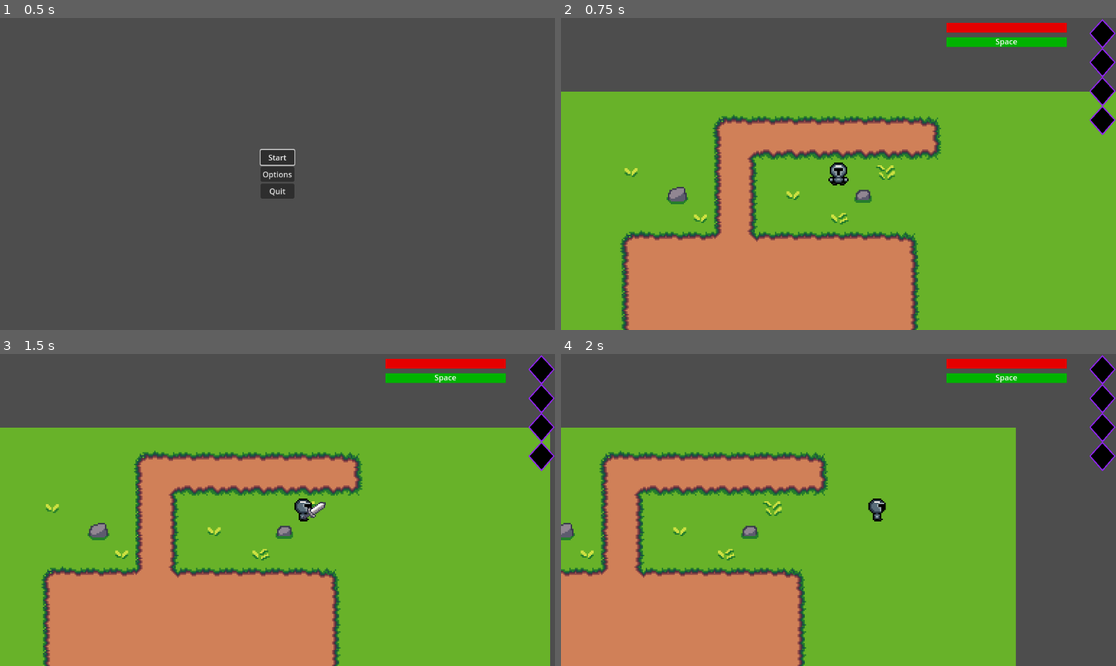
Above: before the commit, frames 1-4 (two rows, left to right).
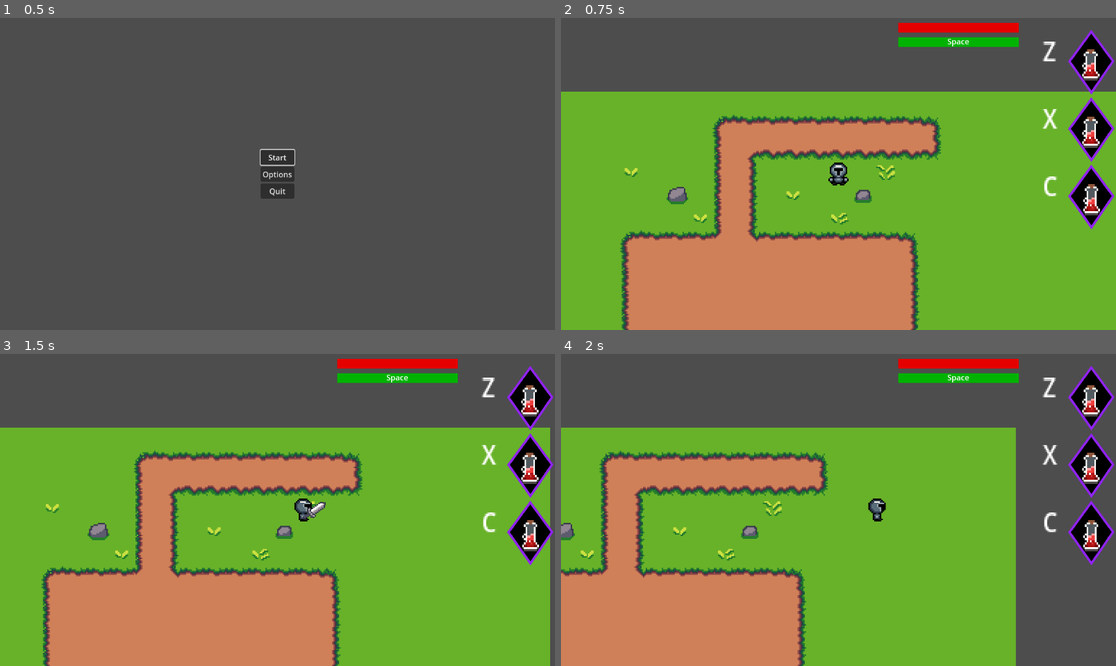
Above: after the commit, the same moments.

Repository: boothe0/CS386GodotProject
Game: Godot game, scene res://scenes/title_screen.tscn
Two runs of this game, one before a commit and one after it. Both use one fixed random seed, a clock stepped at 60 frames per second and the inputs below.
Inputs (mouse positions are in pixels of both pictures, inside the frame that each line leads up to):
- Up to frame 1 (0.5 s): no input
- Up to frame 2 (0.75 s): click "Start" at 0.5 s
- Up to frame 3 (1.5 s): move the mouse to (399, 494) at 1.27 s; hold D (move_right) from 1.28 s (still down); click (399, 494) at 1.35 s
- Up to frame 4 (2 s): keep holding D (move_right); tap F (use_potion) at 1.55 s

Frame 1 is identical in both runs. In frame 2, 4.2% of the frame differs, in the area x 60-100%, y 0-68%; in frame 3, 4.2%; in frame 4, 4.1%.

Commit message:
Added Modular Consumables (#50)
* added enemy spawner t main script

* added stamina regend and limited resource consumption on dodge

* fixed merge conflicts

* added ui elements for consumables

* adding modular consumable frames

* refactored consumable containers

* Added modular consumables

* removed debug statements

* shaped consumable/ability boxes to consumable icons

Diff:
--- a/cs386gameproject/project.godot
+++ b/cs386gameproject/project.godot
@@ -14,6 +14,10 @@
 run/main_scene="res://scenes/title_screen.tscn"
 config/features=PackedStringArray("4.3", "Forward Plus")
 config/icon="res://icon.svg"
+
+[autoload]
+
+Emitter="*res://scripts/emitter.gd"
 
 [dotnet]
 
@@ -66,6 +70,21 @@
 "events": [Object(InputEventMouseButton,"resource_local_to_scene":false,"resource_name":"","device":-1,"window_id":0,"a …(256 unchanged characters)…
 ]
 }
+use_potion_1={
+"deadzone": 0.5,
+"events": [Object(InputEventKey,"resource_local_to_scene":false,"resource_name":"","device":-1,"window_id":0,"alt_pressed":false,"shift_pressed":false,"ctrl_pressed":false,"meta_pressed":false,"pressed":false,"keycode":0,"physical_keycode":90,"key_label":0,"unicode":122,"location":0,"echo":false,"script":null)
+]
+}
+use_potion_2={
+"deadzone": 0.5,
+"events": [Object(InputEventKey,"resource_local_to_scene":false,"resource_name":"","device":-1,"window_id":0,"alt_pressed":false,"shift_pressed":false,"ctrl_pressed":false,"meta_pressed":false,"pressed":false,"keycode":0,"physical_keycode":88,"key_label":0,"unicode":120,"location":0,"echo":false,"script":null)
+]
+}
+use_potion_3={
+"deadzone": 0.5,
+"events": [Object(InputEventKey,"resource_local_to_scene":false,"resource_name":"","device":-1,"window_id":0,"alt_pressed":false,"shift_pressed":false,"ctrl_pressed":false,"meta_pressed":false,"pressed":false,"keycode":0,"physical_keycode":67,"key_label":0,"unicode":99,"location":0,"echo":false,"script":null)
+]
+}
 
 [layer_names]
 
--- /dev/null
+++ b/cs386gameproject/scenes/consumables/heal_potion.tscn
@@ -0,0 +1,28 @@
+[gd_scene load_steps=4 format=3 uid="uid://c63dsnmtidj3h"]
+
+[ext_resource type="Texture2D" uid="uid://b1mrlmd7s1w8u" path="res://assets/VariPixels PotionsPack 02112022 Update/PotionsPack1.png" id="1_mk4gw"]
+[ext_resource type="Script" path="res://scripts/consumables/heal_potion.gd" id="2_6vhh2"]
+
+[sub_resource type="AtlasTexture" id="AtlasTexture_jq3k8"]
+atlas = ExtResource("1_mk4gw")
+region = Rect2(0, 0, 30, 30)
+
+[node name="ConsumableSlot1" type="TextureRect"]
+clip_contents = true
+anchors_preset = 8
+anchor_left = 0.5
+anchor_top = 0.5
+anchor_right = 0.5
+anchor_bottom = 0.5
+offset_left = -15.0
+offset_top = -15.0
+offset_right = 15.0
+offset_bottom = 15.0
+grow_horizontal = 2
+grow_vertical = 2
+scale = Vector2(3, 3.48)
+size_flags_horizontal = 3
+size_flags_vertical = 3
+texture = SubResource("AtlasTexture_jq3k8")
+script = ExtResource("2_6vhh2")
+metadata/_edit_use_anchors_ = true
--- a/cs386gameproject/scenes/main_scene.tscn
+++ b/cs386gameproject/scenes/main_scene.tscn
@@ -6,6 +6,11 @@
 [ext_resource type="Script" path="res://scripts/stamina_bar.gd" id="4_2cfse"]
 [ext_resource type="Script" path="res://scripts/health_bar.gd" id="4_d7btm"]
 [ext_resource type="Texture2D" uid="uid://cv0m3vwjkbcon" path="res://assets/UI_Elements/abilities_placeholder.png" id="6_a6u3b"]
+[ext_resource type="PackedScene" uid="uid://c63dsnmtidj3h" path="res://scenes/consumables/heal_potion.tscn" id="6_qx2dl"]
+[ext_resource type="Script" path="res://scripts/consumable_1.gd" id="6_rmjn2"]
+[ext_resource type="Script" path="res://scripts/emitter.gd" id="7_0snu2"]
+[ext_resource type="Script" path="res://scripts/consumable_2.gd" id="8_irr0b"]
+[ext_resource type="Script" path="res://scripts/consumable_3.gd" id="9_xpxfm"]
 
 [sub_resource type="TileSetAtlasSource" id="TileSetAtlasSource_df4cm"]
 texture = ExtResource("2_psmqu")
@@ -85,9 +90,9 @@
 anchors_preset = 1
 anchor_left = 1.0
 anchor_right = 1.0
-offset_left = -352.0
+offset_left = -452.0
 offset_top = 40.0
-offset_right = -102.0
+offset_right = -202.0
 offset_bottom = 60.0
 grow_horizontal = 0
 theme_override_styles/background = SubResource("StyleBoxFlat_qm72p")
@@ -115,9 +120,9 @@
 anchors_preset = 1
 anchor_left = 1.0
 anchor_right = 1.0
-offset_left = -352.0
+offset_left = -452.0
 offset_top = 10.0
-offset_right = -102.0
+offset_right = -202.0
 offset_bottom = 30.0
 grow_horizontal = 0
 theme_override_styles/background = SubResource("StyleBoxFlat_pomkq")
@@ -126,51 +131,111 @@
 value = 10.0
 show_percentage = false
 script = ExtResource("4_d7btm")
+metadata/_edit_use_anchors_ = true
+
+[node name="Consumable_1" type="HBoxContainer" parent="PlayerUI"]
+anchors_preset = 1
+anchor_left = 1.0
+anchor_right = 1.0
+offset_left = -152.0
+offset_right = -102.0
+offset_bottom = 40.0
+grow_horizontal = 0
+scale = Vector2(3, 3.48)
+script = ExtResource("6_rmjn2")
+
+[node name="Label" type="Label" parent="PlayerUI/Consumable_1"]
+layout_mode = 2
+text = "Z"
+
+[node name="TextureRect" parent="PlayerUI/Consumable_1" instance=ExtResource("6_qx2dl")]
+layout_mode = 2
+
+[node name="Consumable_2" type="HBoxContainer" parent="PlayerUI"]
+anchors_preset = 1
+anchor_left = 1.0
+anchor_right = 1.0
+offset_left = -152.0
+offset_top = 140.0
+offset_right = -102.0
+offset_bottom = 180.0
+grow_horizontal = 0
+scale = Vector2(3, 3.48)
+size_flags_horizontal = 4
+size_flags_vertical = 4
+script = ExtResource("8_irr0b")
+
+[node name="Label" type="Label" parent="PlayerUI/Consumable_2"]
+layout_mode = 2
+text = "X
+"
+
+[node name="TextureRect" parent="PlayerUI/Consumable_2" instance=ExtResource("6_qx2dl")]
+layout_mode = 2
+
+[node name="Consumable_3" type="HBoxContainer" parent="PlayerUI"]
+anchors_preset = 1
+anchor_left = 1.0
+anchor_right = 1.0
+offset_left = -152.0
+offset_top = 280.0
+offset_right = -102.0
+offset_bottom = 320.0
+grow_horizontal = 0
+scale = Vector2(3, 3.48)
+script = ExtResource("9_xpxfm")
+
+[node name="Label" type="Label" parent="PlayerUI/Consumable_3"]
+layout_mode = 2
+text = "C
+"
+
+[node name="TextureRect" parent="PlayerUI/Consumable_3" instance=ExtResource("6_qx2dl")]
+layout_mode = 2
 
 [node name="Ability1" type="TextureRect" parent="PlayerUI"]
-anchors_preset = 1
-anchor_left = 1.0
-anchor_right = 1.0
-offset_left = -57.0
-offset_bottom = 64.0
+z_index = -1
+anchors_preset = 1
+anchor_left = 1.0
+anchor_right = 1.0
+offset_left = -102.0
+offset_top = 20.0
+offset_right = -2.0
+offset_bottom = 160.0
 grow_horizontal = 0
 texture = ExtResource("6_a6u3b")
 expand_mode = 1
 
 [node name="Ability2" type="TextureRect" parent="PlayerUI"]
-anchors_preset = 1
-anchor_left = 1.0
-anchor_right = 1.0
-offset_left = -57.0
-offset_top = 180.0
-offset_bottom = 244.0
+z_index = -1
+anchors_preset = 1
+anchor_left = 1.0
+anchor_right = 1.0
+offset_left = -102.0
+offset_top = 160.0
+offset_right = -2.0
+offset_bottom = 300.0
 grow_horizontal = 0
 texture = ExtResource("6_a6u3b")
 expand_mode = 1
 
 [node name="Ability3" type="TextureRect" parent="PlayerUI"]
-anchors_preset = 1
-anchor_left = 1.0
-anchor_right = 1.0
-offset_left = -57.0
-offset_top = 120.0
-offset_bottom = 184.0
+z_index = -1
+anchors_preset = 1
+anchor_left = 1.0
+anchor_right = 1.0
+offset_left = -102.0
+offset_top = 300.0
+offset_right = -2.0
+offset_bottom = 440.0
 grow_horizontal = 0
 texture = ExtResource("6_a6u3b")
 expand_mode = 1
 
-[node name="Ability4" type="TextureRect" parent="PlayerUI"]
-anchors_preset = 1
-anchor_left = 1.0
-anchor_right = 1.0
-offset_left = -57.0
-offset_top = 60.0
-offset_bottom = 124.0
-grow_horizontal = 0
-texture = ExtResource("6_a6u3b")
-expand_mode = 1
-
 [node name="SpawnTimer" type="Timer" parent="."]
+
+[node name="Emitter" type="Node" parent="."]
+script = ExtResource("7_0snu2")
 
 [node name="SpawnTimer2" type="Timer" parent="."]
 
--- /dev/null
+++ b/cs386gameproject/scripts/consumable_1.gd
@@ -0,0 +1,11 @@
+extends HBoxContainer
+
+
+# Called when the node enters the scene tree for the first time.
+func _ready() -> void:
+	Emitter.connect("consumable_1", use_consumable_1)
+
+func use_consumable_1():
+	for child in get_children():
+		if child.has_method("use"):
+			child.use()
--- /dev/null
+++ b/cs386gameproject/scripts/consumable_2.gd
@@ -0,0 +1,11 @@
+extends HBoxContainer
+
+
+# Called when the node enters the scene tree for the first time.
+func _ready() -> void:
+	Emitter.connect("consumable_2", use_consumable_2)
+
+func use_consumable_2():
+	for child in get_children():
+		if child.has_method("use"):
+			child.use()
--- /dev/null
+++ b/cs386gameproject/scripts/consumable_3.gd
@@ -0,0 +1,11 @@
+extends HBoxContainer
+
+
+# Called when the node enters the scene tree for the first time.
+func _ready() -> void:
+	Emitter.connect("consumable_3", use_consumable_3)
+
+func use_consumable_3():
+	for child in get_children():
+		if child.has_method("use"):
+			child.use()
--- /dev/null
+++ b/cs386gameproject/scripts/consumables/heal_potion.gd
@@ -0,0 +1,11 @@
+extends TextureRect
+const BASE_HEAL = 2
+
+@onready var Player = get_node("../../../Player")
+@export var potency = 1
+
+# Called when the node enters the scene tree for the first time.
+func use():
+	if Player and  Player.health < Player.MAX_HEALTH:
+		Player.heal(BASE_HEAL * potency)
+		self.queue_free()
--- /dev/null
+++ b/cs386gameproject/scripts/emitter.gd
@@ -0,0 +1,7 @@
+extends Node
+
+signal consumable_1
+
+signal consumable_2
+
+signal consumable_3
--- a/cs386gameproject/scripts/player.gd
+++ b/cs386gameproject/scripts/player.gd
@@ -1,13 +1,17 @@
 extends CharacterBody2D
 
 enum WeaponType {SWORD, PROJECTILE}
+
+@export var MAX_HEALTH = 5
 
 @onready var animated_sprite = $AnimatedSprite2D
 
 @onready var spacebar_text = $"../PlayerUI/StaminaBar/SpaceBarIndicator"
 @onready var stamina_bar = $"../PlayerUI/StaminaBar"
 
-@export var health = 5
+@onready var emitter = $"../Emitter"
+
+@export var health = MAX_HEALTH
 @export var stamina = 10
 # from the stamina_bar script
 @export var dodge_cost = 3
@@ -85,6 +89,16 @@
 		# move and collide not move and slide for this
 		move_and_collide(velocity)
 
+	if Input.is_action_just_pressed("use_potion_1"):
+		Emitter.emit_signal("consumable_1")
+
+	if Input.is_action_just_pressed("use_potion_2"):
+		Emitter.emit_signal("consumable_2")
+
+	if Input.is_action_just_pressed("use_potion_3"):
+		Emitter.emit_signal("consumable_3")
+
+
 func update_movement_animation():
 	# If the sword is attacking OR using a potion, don't change facing direction
 	if sword.attacking:
@@ -115,7 +129,6 @@
 	update_attack_direction()
 	var attack_animation = get_idle_animation(last_attack_direction)
 	animated_sprite.play(attack_animation)  # Force player to face attack direction
-	print("Swinging sword in direction:", last_attack_direction)  # Debugging
 
 	# Start sword attack and wait until it's fully done
 	sword.show()
@@ -123,7 +136,6 @@
 	await sword.attack()  # Wait until attack is complete
 
 	# After the attack, return to movement-based facing
-	print("Attack finished, returning to movement animation")  # Debug
 	update_movement_animation()
 
 
@@ -165,17 +177,17 @@
 	queue_free()
 
 func heal(amount):
-	if health >= 5:
+	if health >= MAX_HEALTH:
 		print("Health is already full!")  # Debug
 		return  # Prevent overhealing
 
-	health = min(health + amount, 5)  # Prevent health from exceeding 5
+	health = min(health + amount, MAX_HEALTH)  # Prevent health from exceeding 5
 	health_update.emit()
 	print("Player healed: ", health)
 
 func use_heal_potion():
 	# If already at max health, don't use the potion
-	if health >= 5:
+	if health >= MAX_HEALTH:
 		print("Health is full! Can't use potion.")
 		return
 
Not shown: 1 places in cs386gameproject/scenes/main_scene.tscn that only renumber resources
